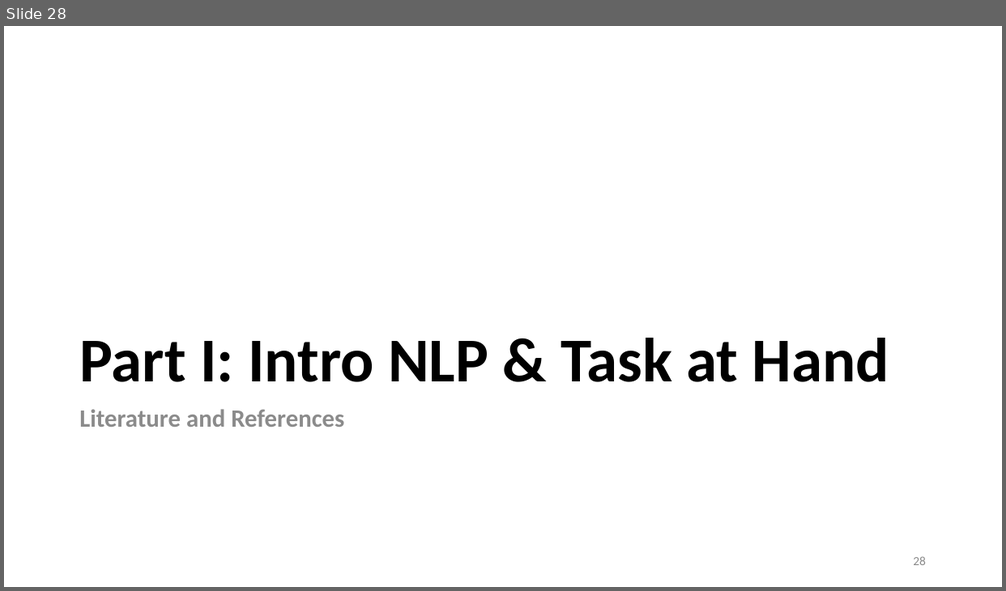
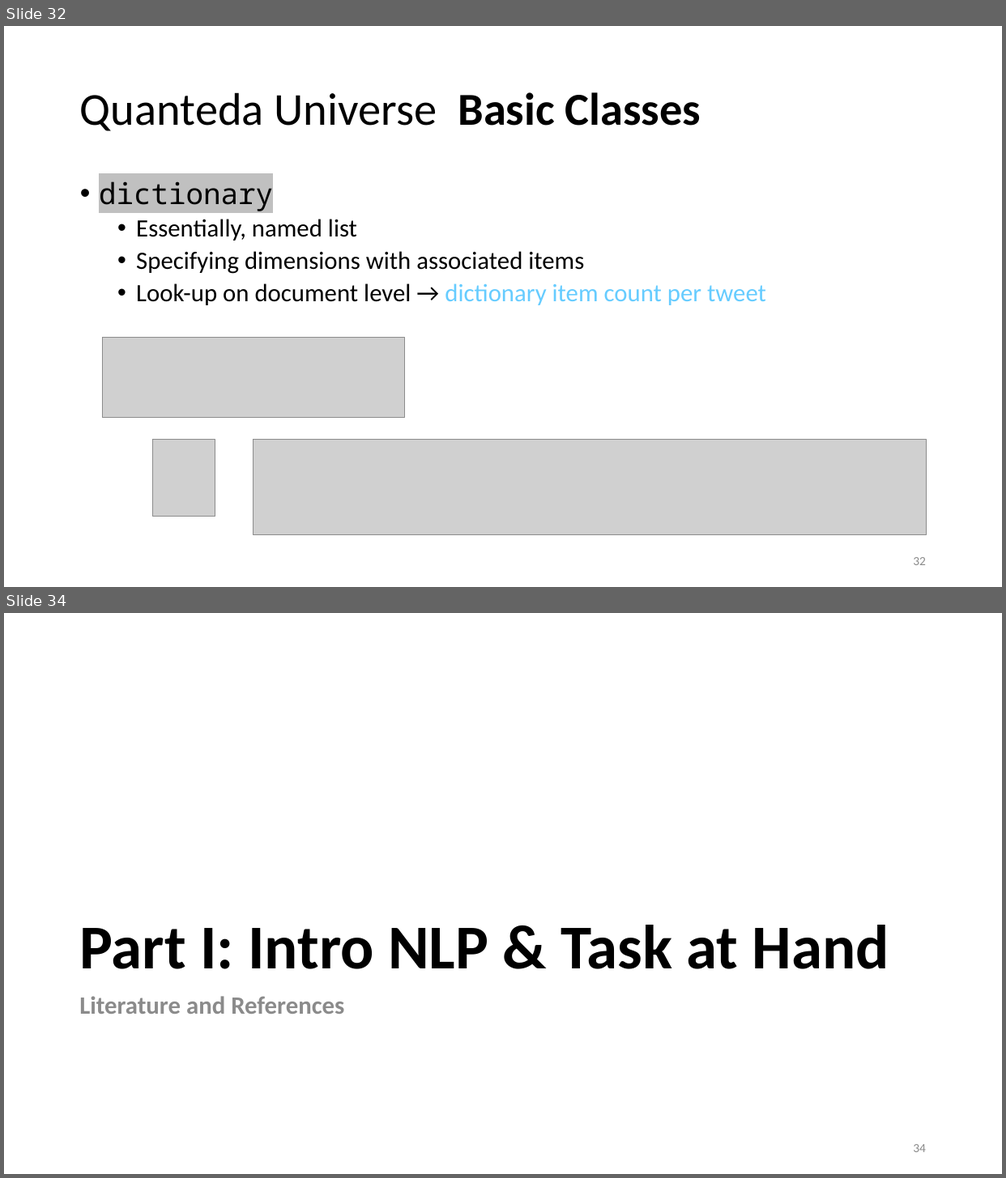
Before and after one commit to lisa-wm/consulting, a slide deck: 5_seminar/Contents_Part_01/Präsentation_Teil1.pptx. Shown one above the other, each under a label of ours: slide 28 before the commit, slides 32 and 34 after it; the slides between them are not shown. The pictures are 1006x591 and 1006x1178 pixels, drawn with LibreOffice and Linux fonts; fonts in the diff are those of the drawing; grey boxes stand for pictures. Boxes give left, top, right and bottom in pixels: in the first picture for what was removed or moved away, otherwise in the second. Text is boxed around its words. In the diff, an @@ line names an element or a change of style, - is before the commit and + after.

```diff
--- a/5_seminar/Contents_Part_01/Präsentation_Teil1.pptx
+++ b/5_seminar/Contents_Part_01/Präsentation_Teil1.pptx
@@ slide 32 added at bbox=[4, 26, 1002, 587], background #FFFFFF @@
@@ title added at bbox=[80, 92, 701, 131], 44 pt, text #000000 @@
+Quanteda Universe Basic Classes
@@ text added at bbox=[99, 182, 766, 305], 24 pt, text #000000 @@
+• dictionary
+  • Essentially, named list
+  • Specifying dimensions with associated items
+  • Look-up on document level → dictionary item count per tweet
@@ picture added at bbox=[102, 337, 404, 418] @@
@@ picture added at bbox=[153, 439, 215, 516] @@
@@ picture added at bbox=[253, 439, 927, 535] @@
@@ page number added at bbox=[913, 557, 926, 565], 12 pt, text #8C8C8C @@
+32
@@ what was slide 28 is now slide 34 @@
@@ page number at bbox=[913, 1144, 926, 1152]: text changed @@
-28
+34
```
Also in this commit, not shown: 15 slides changed, 7 other slides added, 2 slides removed, 4 other files.
